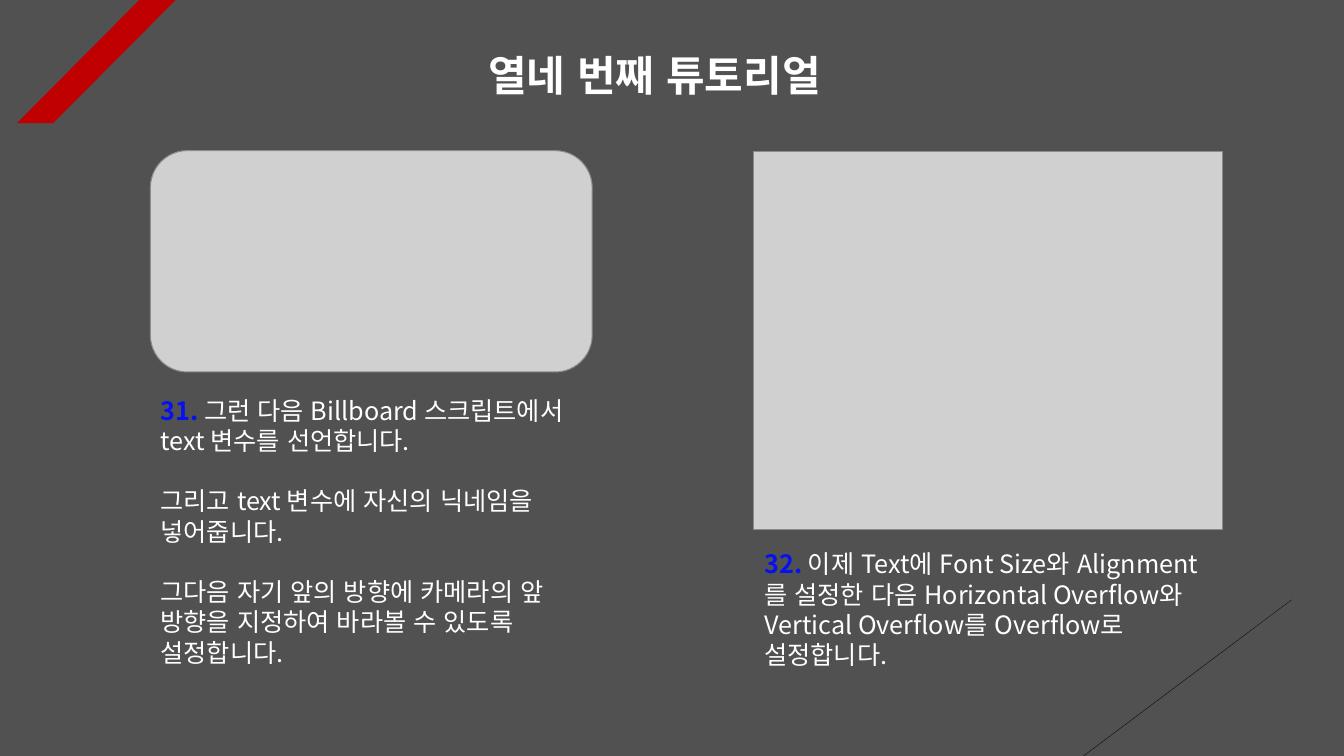
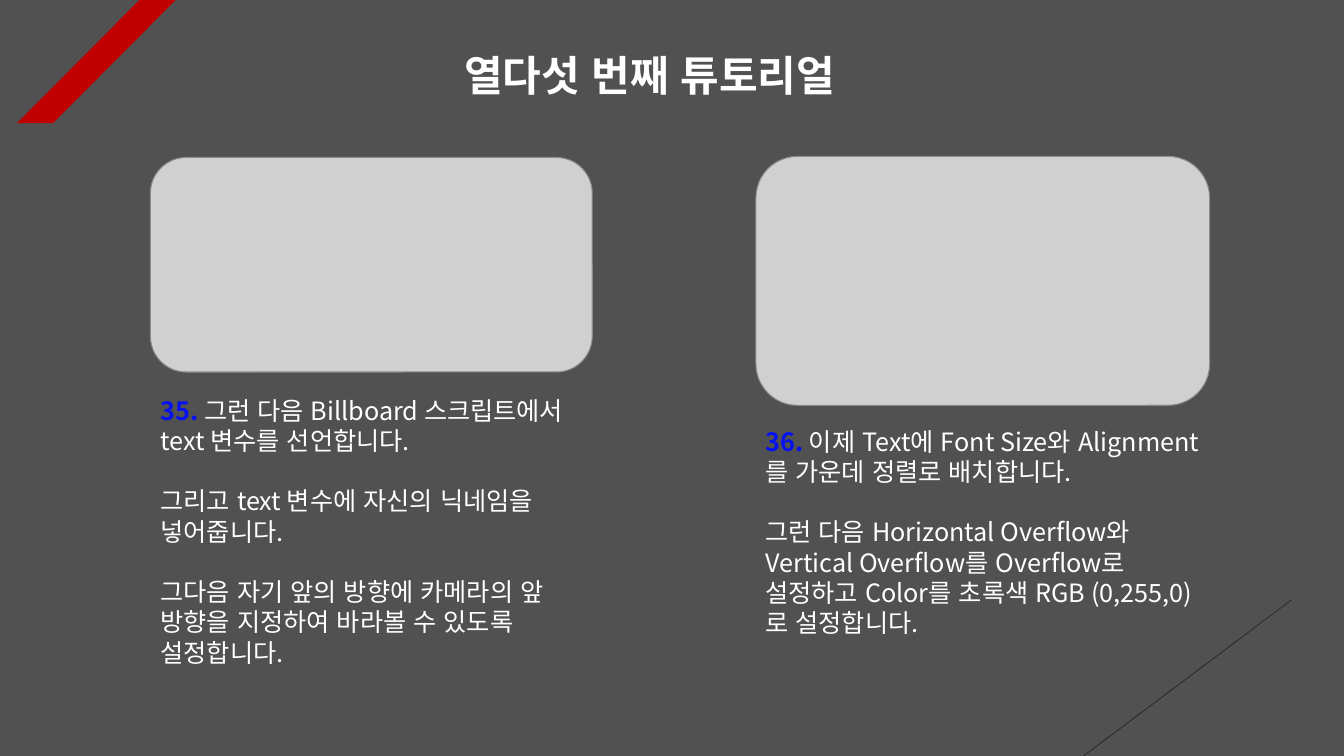
Before and after one commit to Unity2033/3D-UnityEngine, a slide deck: slide 15 of Assets/Class/Photon Server/PPT Data/Photon Synchronization.pptx (slide 14 before the commit). Drawn at 1344x756 pixels with LibreOffice and Linux fonts; fonts in the diff are those of the drawing; grey boxes stand for pictures. Boxes give left, top, right and bottom in pixels: in the first picture for what was removed or moved away, otherwise in the second. Text is boxed around its words. In the diff, an @@ line names an element or a change of style, - is before the commit and + after.

```diff
--- a/Assets/Class/Photon Server/PPT Data/Photon Synchronization.pptx
+++ b/Assets/Class/Photon Server/PPT Data/Photon Synchronization.pptx
@@ text at (464, 56, 835, 95): text changed @@
-열네 번째 튜토리얼
+열다섯 번째 튜토리얼
@@ picture: place and size @@
-picture at (150, 150, 592, 372)
+picture at (150, 157, 592, 372)
@@ picture: place and size @@
-picture at (753, 151, 1222, 529)
+picture at (756, 156, 1210, 405)
@@ text at (160, 399, 563, 452): text changed @@
-31. 그런 다음 Billboard 스크립트에서 text 변수를 선언합니다.
+35. 그런 다음 Billboard 스크립트에서 text 변수를 선언합니다.
@@ text at (765, 430, 1192, 634): text changed @@
-32. 이제 Text에 Font Size와 Alignment를 설정한 다음 Horizontal Overflow와 Vertical Overflow를 Overflow로 설정합니다.
+36. 이제 Text에 Font Size와 Alignment를 가운데 정렬로 배치합니다.
+그런 다음 Horizontal Overflow와 Vertical Overflow를 Overflow로 설정하고 Color를 초록색 RGB (0,255,0)로 설정합니다.
```
Also in this commit, not shown: 10 other slides changed, 1 slide added, 9 other files.
